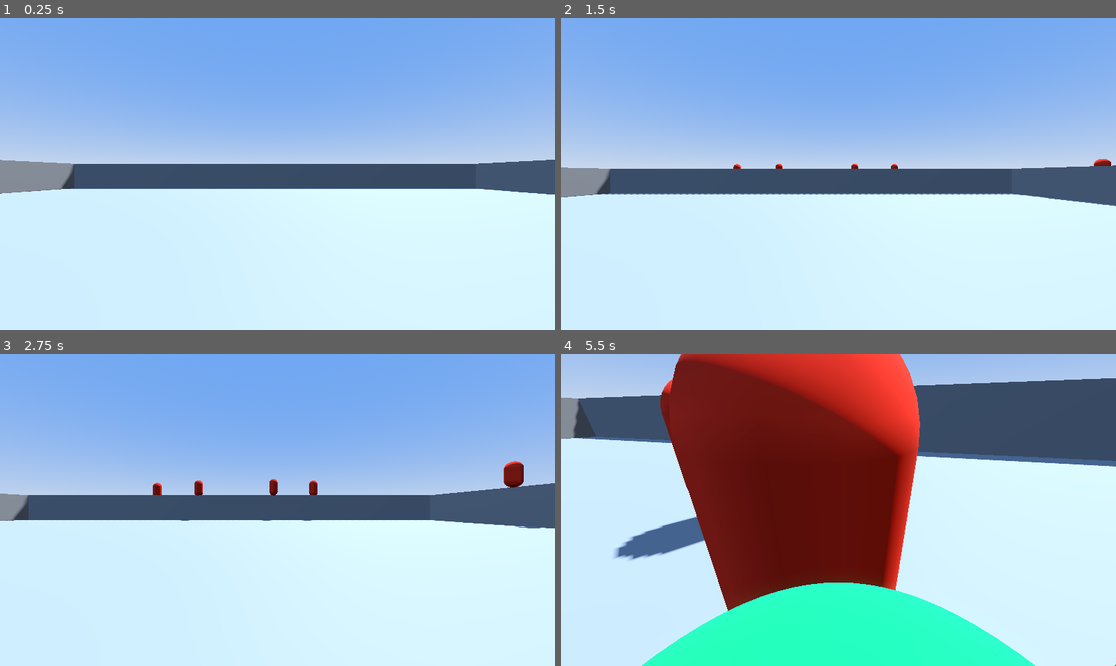
Above: before the commit, frames 1-4 (two rows, left to right).
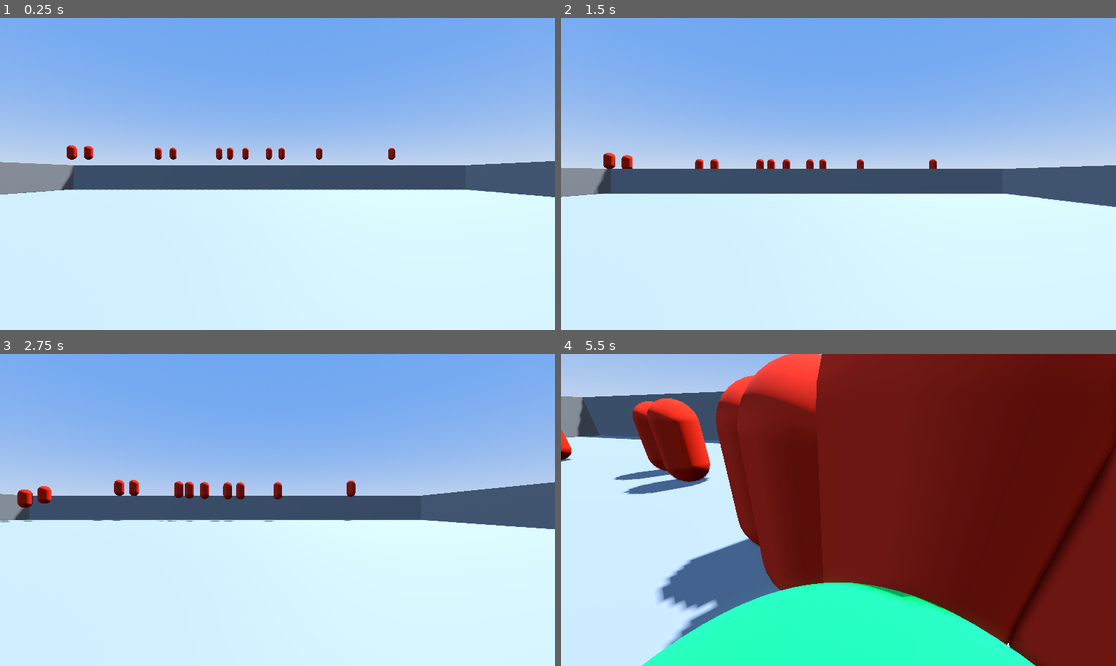
Above: after the commit, the same moments.

Repository: SlipperyMarker/UndeadsAwaitFirstExperiment
Game: Godot game, scene res://Scene/TestingGround.tscn
The game is run twice, just before and just after one commit, with the same random seed, the same clock (stepped at 60 frames per second) and the same inputs.
Inputs (mouse positions are in pixels of both pictures, inside the frame that each line leads up to):
- Up to frame 1 (0.25 s): no input
- Up to frame 2 (1.5 s): move the mouse to (960, 158) at 0.52 s; hold D (MoveRight) 0.53-1.28 s; hold Ctrl (Crouch) 0.53-1.28 s; tap Space (Jump) at 0.77 s; move the mouse to (727, 189) at 1.27 s; hold Escape (Back) from 1.28 s (still down); tap Shift (MoveFast) at 1.35 s
- Up to frame 3 (2.75 s): tap Space (Jump) at 1.52 s; move the mouse to (333, 441) at 2.02 s; release Escape (Back) at 2.03 s; press the mouse at (333, 441) at 2.03 s; hold D (MoveRight) from 2.03 s (still down)
- Up to frame 4 (5.5 s): move the mouse to (832, 516) at 2.77 s; release D (MoveRight) at 2.78 s; release the mouse at (832, 516) at 2.78 s; hold W (MoveForward) from 2.78 s (still down); tap Ctrl (Crouch) at 2.85 s; tap Space (Jump) at 3.02, 3.77, 4.52 s; move the mouse to (877, 513) at 3.52 s; hold Shift (MoveFast) 3.53-4.28 s; move the mouse to (794, 506) at 4.27 s; click (794, 506) at 4.35 s; move the mouse to (844, 510) at 5.02 s; hold Ctrl (Crouch) from 5.03 s (still down)

The runs differ from the first frame. In frame 1, 1.6% of the frame differs, in the area x 0-100%, y 40-58%; in frame 2, 1.1%; in frame 3, 1.9%; in frame 4, 54%, in the area x 0-100%, y 0-100%.

Commit message:
Creation/Edit - Code 5
Attacking - Health Stuff - Wave Based Enemy Spawner and everything else added with this and the last update. wave spawner is now working properly.

Diff:
--- a/Code/HostileNormalBrain.gd
+++ b/Code/HostileNormalBrain.gd
@@ -8,23 +8,28 @@
 @export var Health:float=7
 @export var Damage:float=1.5
 @export_category("Hostile Movement Properties")
-@export var Speed:float=5
+@export var Speed:float=4
 @export var Velocity:float=5
 @export var DashDistance:float=5
 @export var SprintMultiplier:float=1.25
 @export var Stamina:float=10
 @export var rot_speed: float = 6.0
 @export var stop_dist: float = 1.5
-@onready var Player=%RootPlayer
+var Player
 var ok:=true
+#Signals
+signal HostileNormalKilled
 #Logics
+func _ready() -> void:
+	#no more need to Hard Wire the player finding methods. thanks Claude
+	Player = get_tree().get_first_node_in_group("Player")
 func _process(delta: float) -> void:
-	if %RayCast3D.is_colliding():
+	if %RayCast3D.is_colliding() and ok:
 		var Collided:Node=%RayCast3D.get_collider()
 		if Collided and is_instance_valid(Collided) and Collided.has_method("DamageMe"):
 			Collided.DamageMe(Damage)
 	if self.position.y<=-5 and is_instance_valid(self):
-		queue_free()
+		KillMe()
 		print("free")
 func DamageMe(addedDamage:float)->void:
 	Health-=addedDamage
@@ -35,6 +40,7 @@
 	await get_tree().create_timer(3.5).timeout
 	ok=true
 func KillMe()->void:
+	emit_signal("HostileNormalKilled")
 	self.queue_free()
 
 #Ai-generated code because i am running out of time
@@ -42,7 +48,7 @@
 	if ok:
 		rotation.x=0
 		rotation.z=0
-		if not Player: return
+		if Player==null: return
 		var to = Player.global_position - global_position
 		var dist = to.length()
 		# Rotate toward player
--- a/Code/HostileNormalMovement.gd
+++ /dev/null
@@ -1,2 +0,0 @@
-class_name HostileMovement
-extends RefCounted
--- a/Code/PlayerBrain.gd
+++ b/Code/PlayerBrain.gd
@@ -29,13 +29,15 @@
 #to use / interactw with the functions from another script, instanciate them here (outside of any functions). also check out static variables.
 var _PlayerMovement=PlayerMovement.new()
 var _PlayerMovementLook=PlayerMovementLook.new()
-var _HostileBrain=HostileBrain.new()
+
 #-----First-Time Call-----#
 
 func _ready() -> void:
 	#Setter Functions
 	_PlayerMovement.VarHandler(self,%Camera3D,%CollisionShape3DStanding,%CollisionShape3DCrouch,Speed,Velocity,JumpVelocity,DashDistance,SprintMultiplier,CrouchMultiplier,CrouchHeight,Stamina) #physical movement
 	_PlayerMovementLook.VarHandler(self,%Camera3D,RotationSpeed,RotationSpeedMultiplier,RotationVerticalClamp) #look around (mouse) movement
+	#Goated heads up by Claude AI (told me about Groups without spoiling too much. thank you Claude)
+	add_to_group("Player")
 	#variable setup
 	var AttackRange:float=AttackRangeSetter*-1
 	%RayCast3D.target_position.z=AttackRange
--- a/Code/SpawnHostileNormal.gd
+++ b/Code/SpawnHostileNormal.gd
@@ -1,19 +1,23 @@
 extends Node3D
 @export var Cooldown :=21.5
 var spawnenable:=true
-var HostileScript=HostileBrain.new()
-@export var player:Node
+@export var MaxHostileAmount:int=10
+var HostileAmount:int
+func _ready() -> void:
+	HostileAmount=MaxHostileAmount
 # Called every frame. 'delta' is the elapsed time since the previous frame.
 func _process(delta: float) -> void:
-	"""if spawnenable:
-		for i in 10:
+	if spawnenable and HostileAmount==MaxHostileAmount:
+		for i in HostileAmount:
 			SpawnZombie()
-		spawnenable=false
-		await get_tree().create_timer(Cooldown).timeout
-		spawnenable=true
-"""
+		HostileAmount=0
+
 func SpawnZombie()->void:
 	var NewEnemy = preload("res://Prefab/Entity/HostileNormal.tscn").instantiate()
+	NewEnemy.HostileNormalKilled.connect(_HostileNormalKilled)
 	%PathFollow3D.progress_ratio = randf()
 	add_child(NewEnemy)  # Now it's in the tree
 	NewEnemy.global_position = %PathFollow3D.global_position
+func _HostileNormalKilled()->void:
+	HostileAmount+=1
+	print("killed one enemy")
--- a/Scene/TestingGround.tscn
+++ b/Scene/TestingGround.tscn
@@ -3,7 +3,6 @@
 [ext_resource type="Script" uid="uid://syivbrykmoro" path="res://Code/SpawnHostileNormal.gd" id="1_4ri7c"]
 [ext_resource type="PackedScene" uid="uid://dcvx6mwanr8ij" path="res://Prefab/Character/Player.tscn" id="1_ohjr4"]
 [ext_resource type="PackedScene" uid="uid://dyqfg366jek18" path="res://Prefab/NonInteractable/GroundMesh.tscn" id="2_4ri7c"]
-[ext_resource type="PackedScene" uid="uid://dgcra1cy8ecq0" path="res://Prefab/Entity/HostileNormal.tscn" id="2_fi3qu"]
 
 [sub_resource type="ProceduralSkyMaterial" id="ProceduralSkyMaterial_6ti6y"]
 sky_top_color = Color(0.43010014, 0.6501944, 0.9486361, 1)
@@ -28,9 +27,9 @@
 }
 point_count = 8
 
-[node name="RootMaster" type="Node3D" unique_id=1856344525 node_paths=PackedStringArray("player")]
+[node name="RootMaster" type="Node3D" unique_id=1856344525]
 script = ExtResource("1_4ri7c")
-player = NodePath("RootPlayer")
+MaxHostileAmount = 20
 
 [node name="RootPlayer" parent="." unique_id=1418432344 instance=ExtResource("1_ohjr4")]
 unique_name_in_owner = true
@@ -74,67 +73,9 @@
 transform = Transform3D(0.25542262, -0.3241375, 0, 0.08751712, 0.9460098, 0, 0, 0, 1, -31.183773, 0.825, 0)
 
 [node name="Path3D" type="Path3D" parent="." unique_id=274034335]
-transform = Transform3D(0.635, 0, 0, 0, 0.635, 0, 0, 0, 0.635, 0, 4.165, 0)
+transform = Transform3D(1, 0, 0, 0, 1, 0, 0, 0, 1, 0, 4.165, 0)
 curve = SubResource("Curve3D_4ri7c")
 
 [node name="PathFollow3D" type="PathFollow3D" parent="Path3D" unique_id=38229339]
 unique_name_in_owner = true
-transform = Transform3D(0.99985904, 9.507723e-05, 0.016616749, 7.275937e-12, 0.99997437, -0.0057216296, -0.01661712, 0.0057208366, 0.9998367, 33.497585, -0.19203663, 20.674526)
-
-[node name="enemies" type="Node" parent="." unique_id=942586618]
-
-[node name="RootHostileNormal" parent="enemies" unique_id=1284982535 instance=ExtResource("2_fi3qu")]
-unique_name_in_owner = true
-transform = Transform3D(1, 0, 0, 0, 1, 0, 0, 0, 1, -34.067883, 2.5597572, 0.8762188)
-
-[node name="RootHostileNormal2" parent="enemies" unique_id=879610466 instance=ExtResource("2_fi3qu")]
-unique_name_in_owner = true
-transform = Transform3D(1, 0, 0, 0, 1, 0, 0, 0, 1, -34.067883, 2.5597572, 9.779499)
-
-[node name="RootHostileNormal3" parent="enemies" unique_id=1773932940 instance=ExtResource("2_fi3qu")]
-unique_name_in_owner = true
-transform = Transform3D(1, 0, 0, 0, 1, 0, 0, 0, 1, -34.067883, 2.5597572, -10.381445)
-
-[node name="RootHostileNormal4" parent="enemies" unique_id=1173110206 instance=ExtResource("2_fi3qu")]
-unique_name_in_owner = true
-transform = Transform3D(1, 0, 0, 0, 1, 0, 0, 0, 1, -14.0165615, 2.5597572, -34.37001)
-
-[node name="RootHostileNormal5" parent="enemies" unique_id=747956708 instance=ExtResource("2_fi3qu")]
-unique_name_in_owner = true
-transform = Transform3D(1, 0, 0, 0, 1, 0, 0, 0, 1, -6.890779, 2.5597572, -34.37001)
-
-[node name="RootHostileNormal6" parent="enemies" unique_id=1372104109 instance=ExtResource("2_fi3qu")]
-unique_name_in_owner = true
-transform = Transform3D(1, 0, 0, 0, 1, 0, 0, 0, 1, 6.1443276, 2.5597572, -34.37001)
-
-[node name="RootHostileNormal7" parent="enemies" unique_id=2047250871 instance=ExtResource("2_fi3qu")]
-unique_name_in_owner = true
-transform = Transform3D(1, 0, 0, 0, 1, 0, 0, 0, 1, 12.852856, 2.5597572, -34.37001)
-
-[node name="RootHostileNormal8" parent="enemies" unique_id=641313639 instance=ExtResource("2_fi3qu")]
-unique_name_in_owner = true
-transform = Transform3D(1, 0, 0, 0, 1, 0, 0, 0, 1, 31.116512, 2.5597572, -21.630817)
-
-[node name="RootHostileNormal9" parent="enemies" unique_id=847587705 instance=ExtResource("2_fi3qu")]
-unique_name_in_owner = true
-transform = Transform3D(1, 0, 0, 0, 1, 0, 0, 0, 1, 30.100613, 2.5597572, -9.683533)
-
-[node name="RootHostileNormal10" parent="enemies" unique_id=335901581 instance=ExtResource("2_fi3qu")]
-unique_name_in_owner = true
-transform = Transform3D(1, 0, 0, 0, 1, 0, 0, 0, 1, 32.334484, 2.5597572, 8.164429)
-
-[node name="RootHostileNormal11" parent="enemies" unique_id=1340739514 instance=ExtResource("2_fi3qu")]
-unique_name_in_owner = true
-transform = Transform3D(1, 0, 0, 0, 1, 0, 0, 0, 1, 20.990421, 2.5597572, 33.95162)
-
-[node name="RootHostileNormal12" parent="enemies" unique_id=33878676 instance=ExtResource("2_fi3qu")]
-unique_name_in_owner = true
-transform = Transform3D(1, 0, 0, 0, 1, 0, 0, 0, 1, 10.93836, 2.5597572, 33.95162)
-
-[node name="RootHostileNormal13" parent="enemies" unique_id=2114851958 instance=ExtResource("2_fi3qu")]
-unique_name_in_owner = true
-transform = Transform3D(1, 0, 0, 0, 1, 0, 0, 0, 1, -0.68102455, 2.5597572, 33.95162)
-
-[node name="RootHostileNormal14" parent="enemies" unique_id=461896860 instance=ExtResource("2_fi3qu")]
-unique_name_in_owner = true
-transform = Transform3D(1, 0, 0, 0, 1, 0, 0, 0, 1, -9.173368, 2.5597572, 33.95162)
+transform = Transform3D(0.9998587, 9.50772e-05, 0.016616743, 7.275934e-12, 0.999974, -0.0057216273, -0.016617114, 0.0057208347, 0.9998363, 33.497585, -0.19203663, 20.674526)
Not shown, removed: Code/HostileNormalMovement.gd.uid
